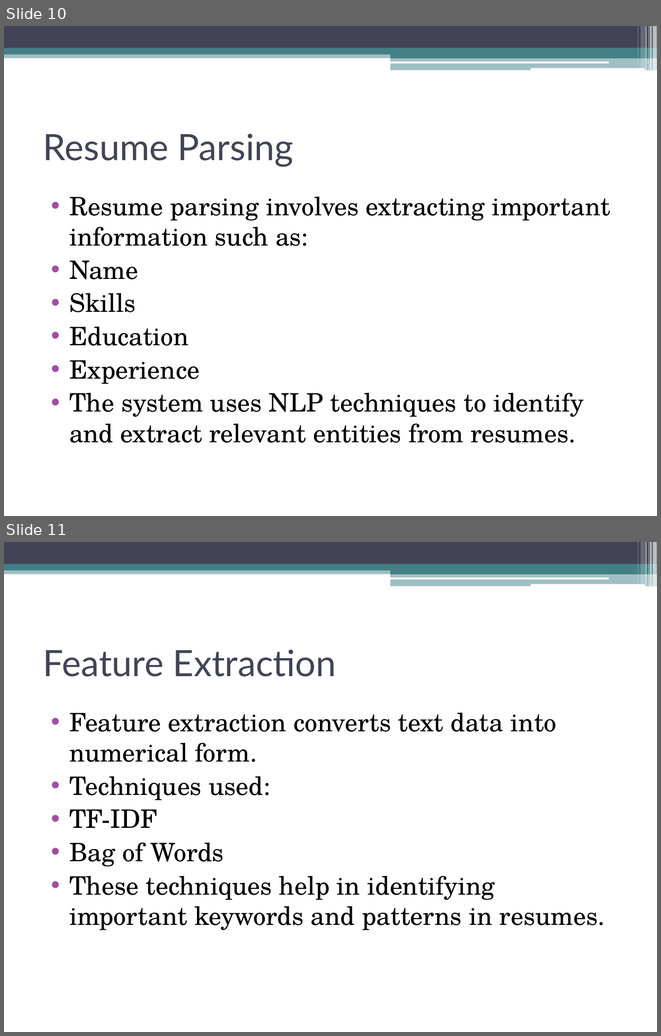
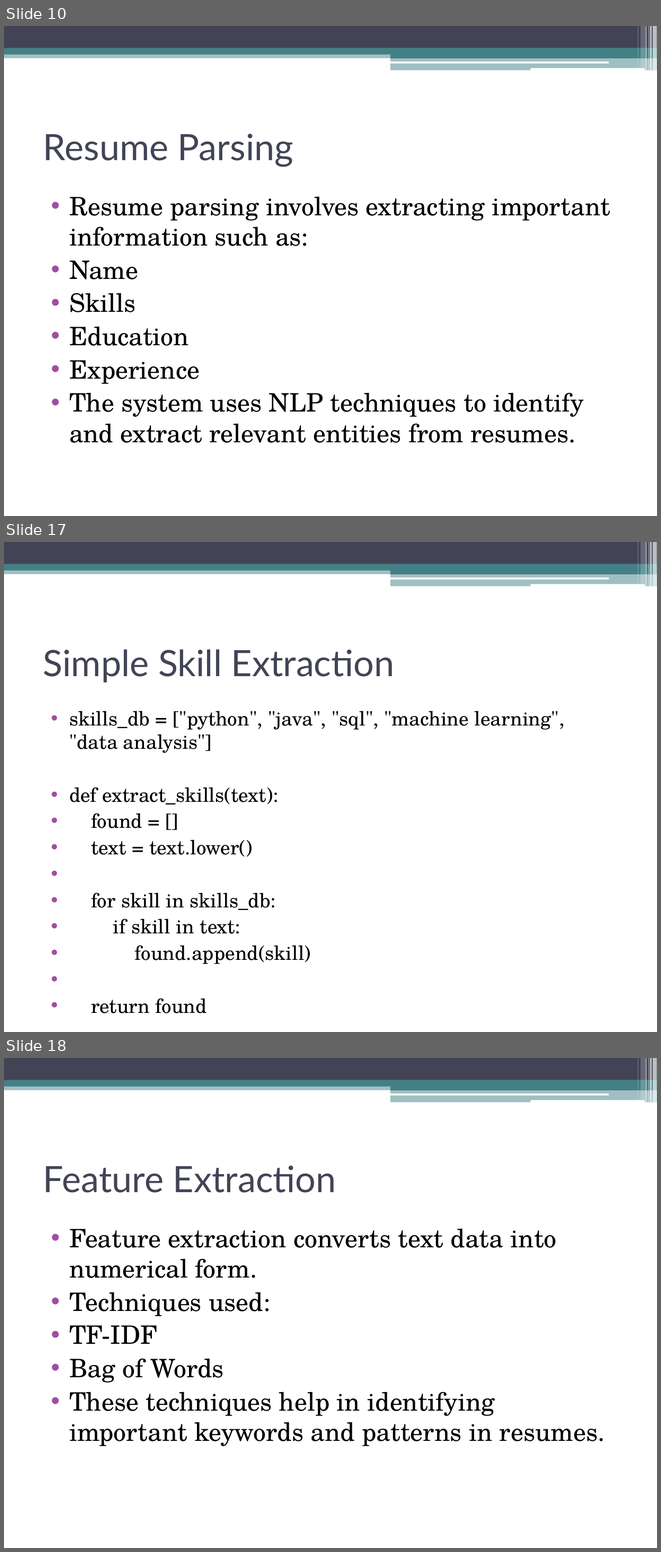
Before and after one commit to rajatchauhan937-prog/mba-rjt-ai-recruitement-2026, a slide deck: github.pptx. Shown one above the other, each under a label of ours: slides 10 and 11 before the commit, slides 10, 17 and 18 after it; the slides between them are not shown. The pictures are 661x1036 and 661x1552 pixels, drawn with LibreOffice and Linux fonts; fonts in the diff are those of the drawing. Boxes give left, top, right and bottom in pixels: in the first picture for what was removed or moved away, otherwise in the second. Text is boxed around its words. In the diff, an @@ line names an element or a change of style, - is before the commit and + after.

```diff
--- a/github.pptx
+++ b/github.pptx
@@ slide 17 added at bbox=[4, 542, 657, 1032], background #FFFFFF; not listed: 13 template elements that a slide beside it also shows @@
@@ title added at bbox=[43, 649, 395, 682], 40 pt, text #424456 @@
+Simple Skill Extraction
@@ text added at bbox=[69, 711, 564, 1013], 21.7 pt, text #000000 @@
+• skills_db = ["python", "java", "sql", "machine learning", "data analysis"]
+• def extract_skills(text):
+• found = []
+• text = text.lower()
+• for skill in skills_db:
+• if skill in text:
+• found.append(skill)
+• return found
+• print(extract_skills(resume1))
@@ what was slide 11 is now slide 18 @@
```
Also in this commit, not shown: 6 other slides added, 1 slide removed.
